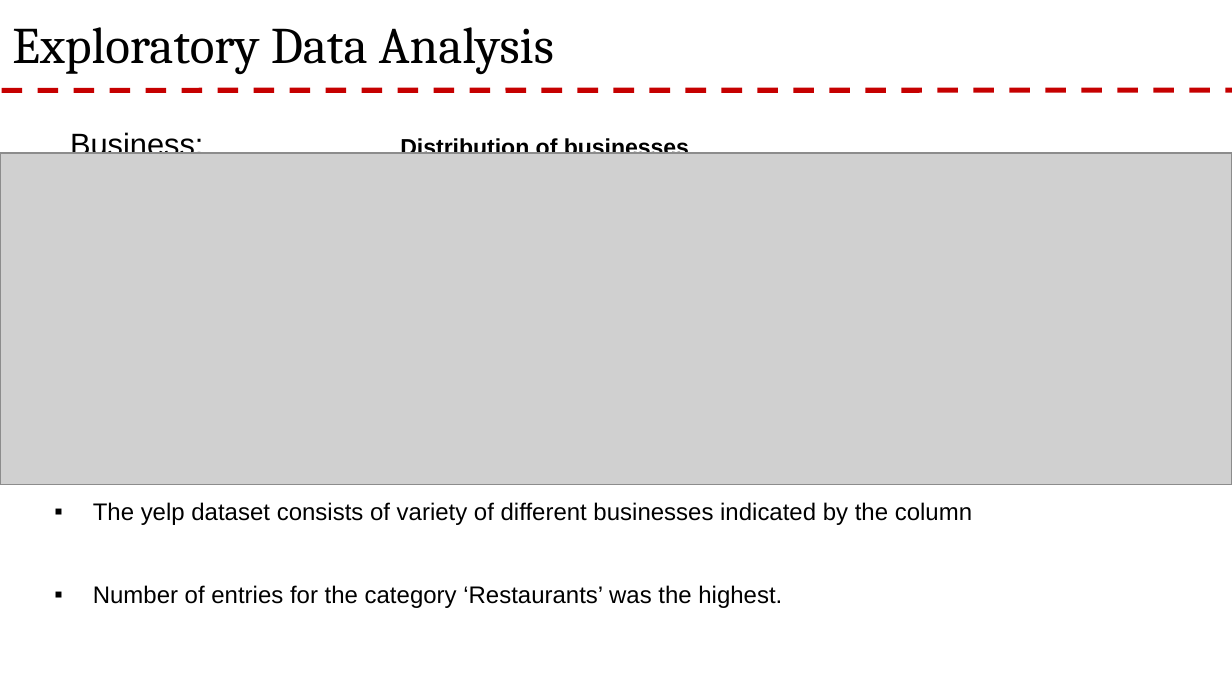
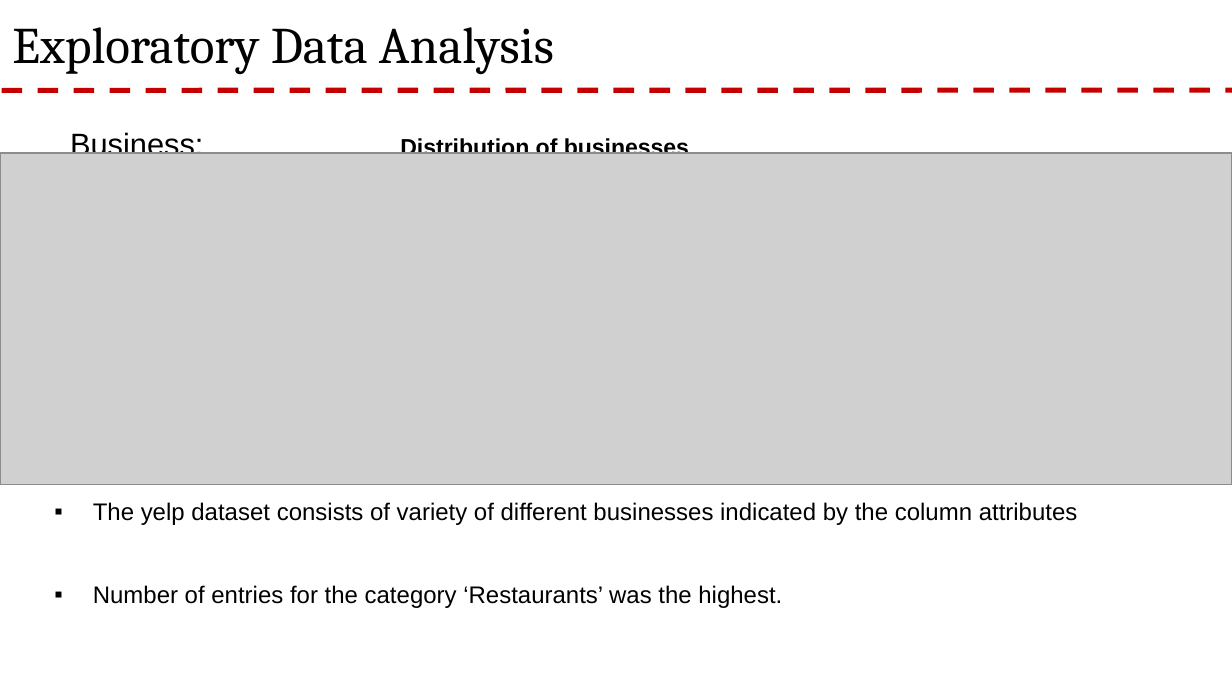
Before and after one commit to rnair7163/Restaurant-Recommendation-System-using-Yelp-Dataset, a slide deck: slide 7 of PPT/Yelp Presentation.pptx. Drawn at 1232x693 pixels with LibreOffice and Linux fonts; fonts in the diff are those of the drawing; grey boxes stand for pictures; background and template pictures are left out. Boxes give left, top, right and bottom in pixels: in the first picture for what was removed or moved away, otherwise in the second. Text is boxed around its words. In the diff, an @@ line names an element or a change of style, - is before the commit and + after.

Commit message:
ppt update

```diff
--- a/PPT/Yelp Presentation.pptx
+++ b/PPT/Yelp Presentation.pptx
@@ text at (x1=93, y1=502, x2=1078, y2=525): text changed @@
-▪ The yelp dataset consists of variety of different businesses indicated by the column
+▪ The yelp dataset consists of variety of different businesses indicated by the column attributes
```
Also in this commit, not shown: 2 other slides changed, 2 slides added, 2 other files.
